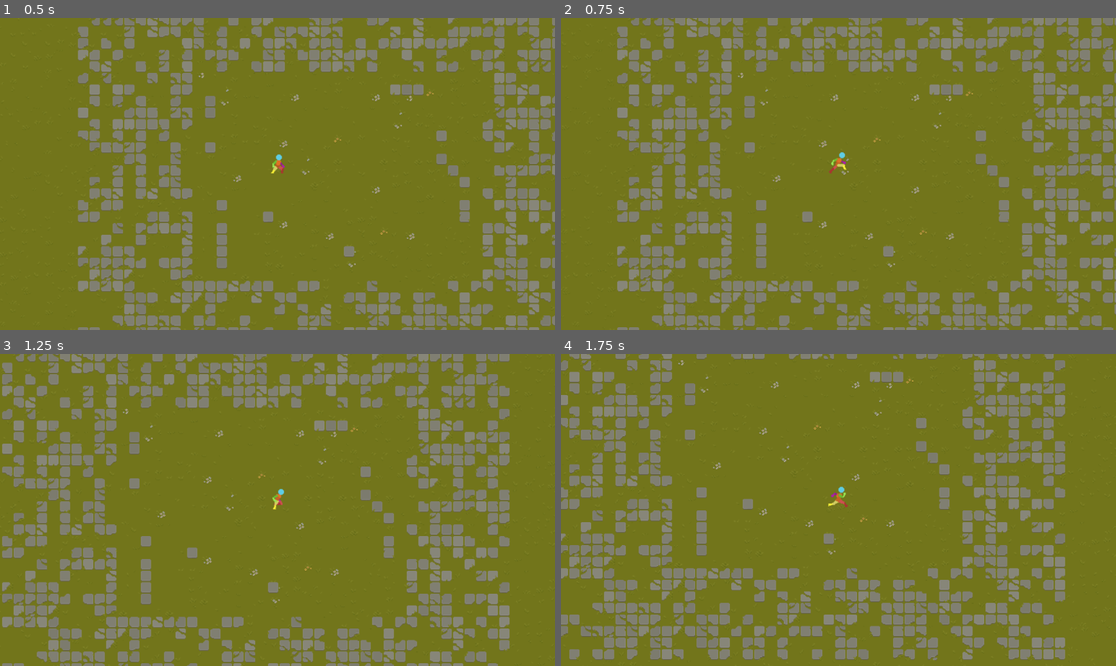
Above: before the commit, frames 1-4 (two rows, left to right).
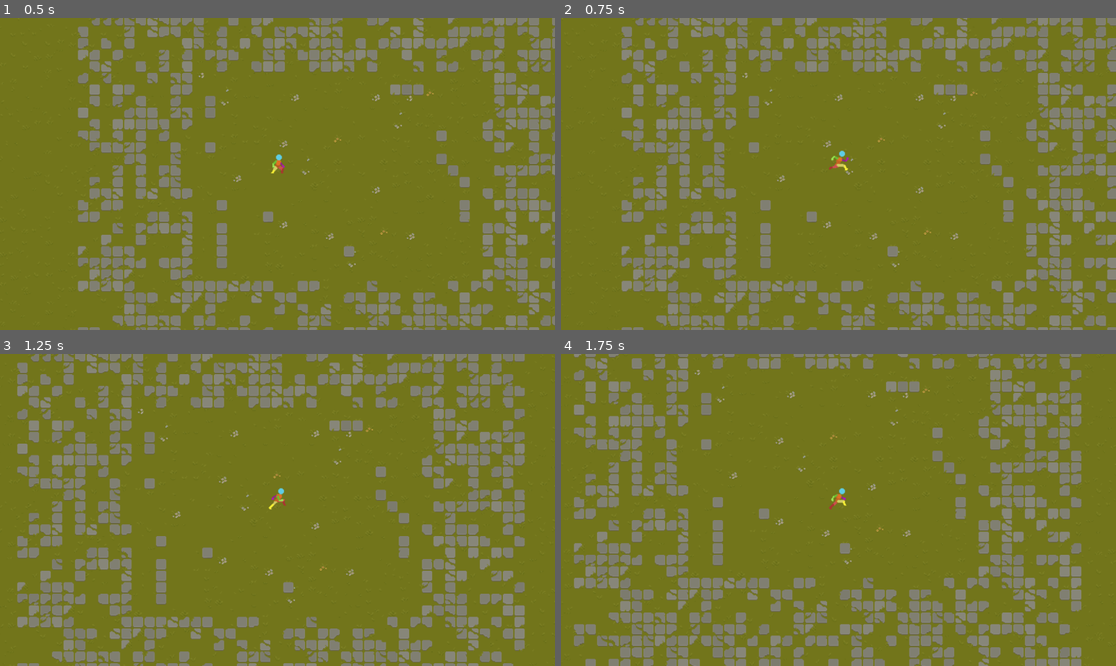
Above: after the commit, the same moments.

Repository: bluedec/GrassHops
Game: Godot game, scene res://scenes/spots/first_spot.tscn
Two runs of this game, one before a commit and one after it. Both use one fixed random seed, a clock stepped at 60 frames per second and the inputs below. The project has no main scene, so this scene is started directly.
Inputs:
- Up to frame 1 (0.5 s): no input
- Up to frame 2 (0.75 s): tap Enter at 0.5 s; hold D (right) from 0.53 s (still down)
- Up to frame 3 (1.25 s): keep holding D (right)
- Up to frame 4 (1.75 s): release D (right) at 1.28 s; hold S (down) from 1.28 s (still down)

Frame 1 is identical in both runs. In frame 2, 19% of the frame differs, in the area x 10-100%, y 0-100%; in frame 3, 32%; in frame 4, 34%, in the area x 0-94%, y 0-100%.

Commit message:
changed first spot, improved jhonson movement

Diff:
--- a/scenes/Johnson/johnson.tscn
+++ b/scenes/Johnson/johnson.tscn
@@ -9,6 +9,14 @@
 
 [sub_resource type="RectangleShape2D" id="RectangleShape2D_upnfd"]
 size = Vector2(17.5, 6.5)
+
+[sub_resource type="Animation" id="Animation_ag1vo"]
+resource_name = "sword_idle"
+
+[sub_resource type="AnimationLibrary" id="AnimationLibrary_hfqiy"]
+_data = {
+"sword_idle": SubResource("Animation_ag1vo")
+}
 
 [sub_resource type="AtlasTexture" id="AtlasTexture_g8jfv"]
 atlas = ExtResource("2_3jwmq")
@@ -146,7 +154,7 @@
 }],
 "loop": true,
 "name": &"run",
-"speed": 5.0
+"speed": 7.0
 }]
 
 [node name="Johnson" type="CharacterBody2D"]
@@ -163,6 +171,9 @@
 shape = SubResource("RectangleShape2D_upnfd")
 
 [node name="AnimationPlayer" type="AnimationPlayer" parent="."]
+libraries = {
+"": SubResource("AnimationLibrary_hfqiy")
+}
 
 [node name="AnimatedSprite2D" type="AnimatedSprite2D" parent="."]
 position = Vector2(1, -17)
--- a/scenes/spots/first_spot.tscn
+++ b/scenes/spots/first_spot.tscn
@@ -272,5 +272,5 @@
 format = 2
 layer_0/tile_data = PackedInt32Array(-393226, 655360, 11, -327690, 524288, 3, -262154, 0, 4, -196618, 0, 1, -131082, 0, …(85754 unchanged characters)…
 
-[node name="Johnson" parent="TileMap" instance=ExtResource("2_5oms1")]
+[node name="Johnson" parent="." instance=ExtResource("2_5oms1")]
 position = Vector2(-43, 44)
--- a/scripts/johnson.gd
+++ b/scripts/johnson.gd
@@ -1,47 +1,24 @@
 extends CharacterBody2D
 
-const GRAVITY = 300
-const SPEED = 250
-
+@onready var speed = 120
 @onready var anim = $AnimatedSprite2D
 
-func _physics_process(delta):
-	movement()
-	pass
-
-func movement():
-	if Input.is_action_pressed("left", true):
-		if Input.is_action_pressed("up"):
-			position.y -= (GRAVITY / SPEED) * 1.5
-			pass
-		if Input.is_action_pressed("down"):
-			position.y += (GRAVITY / SPEED) * 1.5
-			pass
-		position.x -= (GRAVITY / SPEED) * 2.5
+func _physics_process(_delta):
+	var input_direction = Vector2(
+		Input.get_action_strength("right") - Input.get_action_strength("left"),
+		Input.get_action_strength("down") - Input.get_action_strength("up")
+	)
+	if input_direction.x > 0:
+		anim.play("run")
+		anim.flip_h = false
+		pass
+	elif input_direction.x < 0 or input_direction.y < 0:
 		anim.flip_h = true
 		anim.play("run")
-
-	elif Input.is_action_pressed("right", true):
-		if Input.is_action_pressed("up"):
-			position.y -= (GRAVITY / SPEED) * 1.5
-			pass
-		if Input.is_action_pressed("down"):
-			position.y += (GRAVITY / SPEED) * 1.5
-			pass
-		position.x += (GRAVITY / SPEED) * 2.5
-		anim.flip_h = false
+	elif input_direction.y > 0 or input_direction.y > 0:
 		anim.play("run")
-
-	elif Input.is_action_pressed("down", true):
-		position.y += (GRAVITY / SPEED) * 2.5
-		anim.play("run")
-
-	elif Input.is_action_pressed("up", true):
-		position.y -= (GRAVITY / SPEED) * 2.5
-		anim.play("run")
-
 	else:
 		anim.play("idle")
 
+	velocity = input_direction * speed
 	move_and_slide()
-	pass
Not shown: 1 places in scenes/Johnson/johnson.tscn that only renumber resources
